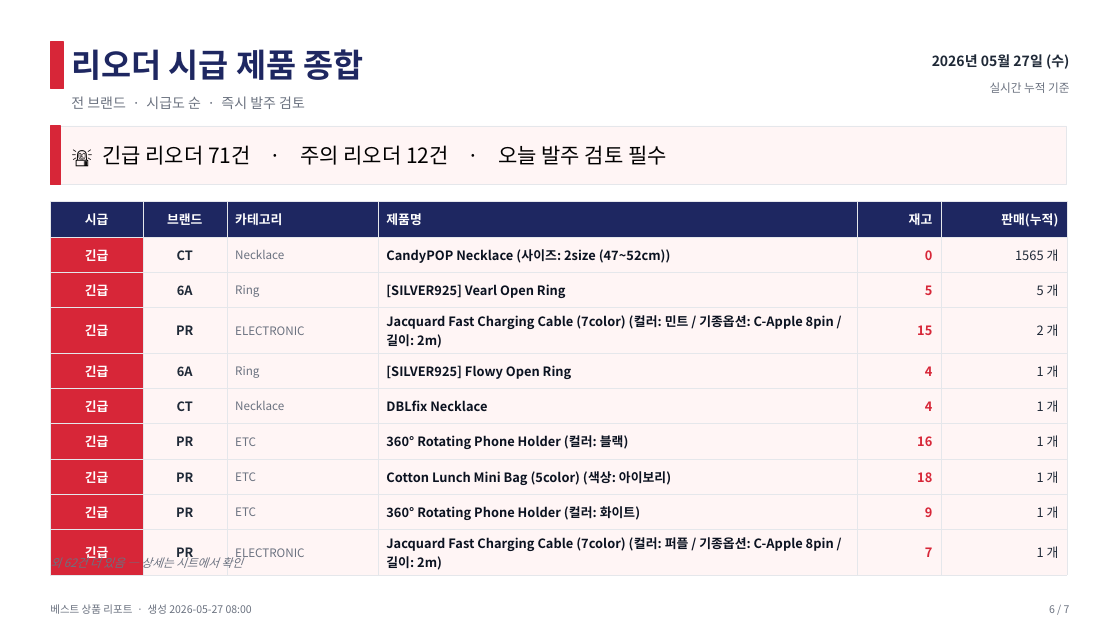
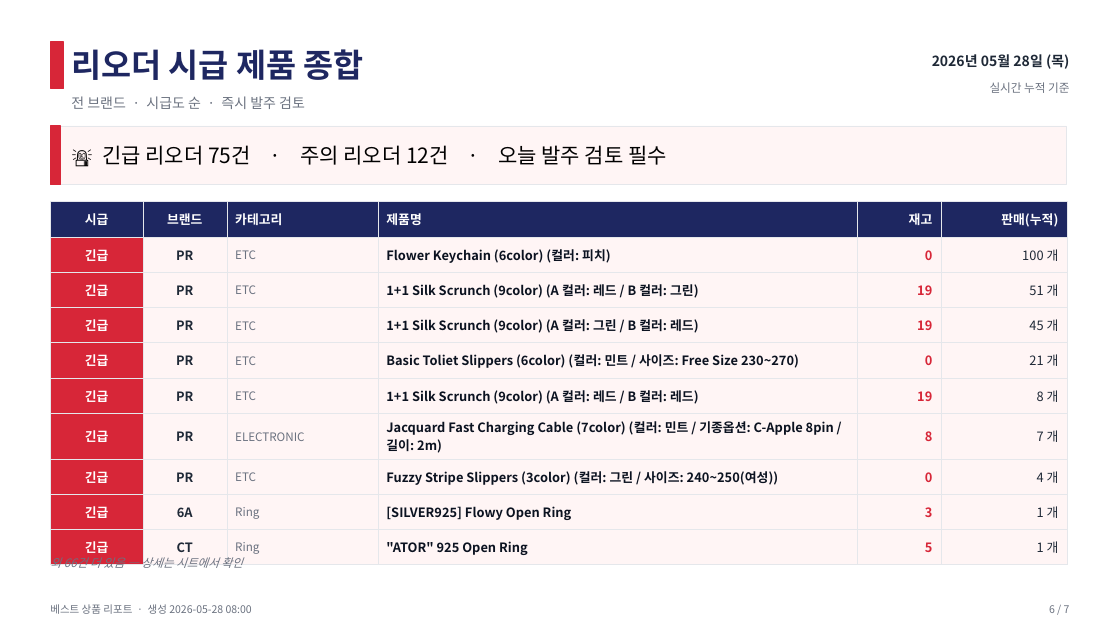
Before and after one commit to j65209/Brightbeed, a slide deck: slide 6 of data/sales-report.pptx. Drawn at 1120x630 pixels with LibreOffice and Linux fonts; fonts in the diff are those of the drawing. Boxes give left, top, right and bottom in pixels: in the first picture for what was removed or moved away, otherwise in the second. Text is boxed around its words. In the diff, an @@ line names an element or a change of style, - is before the commit and + after.

```diff
--- a/data/sales-report.pptx
+++ b/data/sales-report.pptx
@@ text at (x1=932, y1=54, x2=1069, y2=69): text changed @@
-2026년 05월 27일 (수)
+2026년 05월 28일 (목)
@@ text at (x1=102, y1=145, x2=667, y2=165): text changed @@
-🚨 긴급 리오더 71건 · 주의 리오더 12건 · 오늘 발주 검토 필수
+🚨 긴급 리오더 75건 · 주의 리오더 12건 · 오늘 발주 검토 필수
@@ table at (x1=50, y1=202, x2=1067, y2=559) @@
-row 2: 긴급 | CT | Necklace | CandyPOP Necklace (사이즈: 2size (47~52cm)) | 0 | 1565 개
+row 2: 긴급 | PR | ETC | Flower Keychain (6color) (컬러: 피치) | 0 | 100 개
-row 3: 긴급 | 6A | Ring | [SILVER925] Vearl Open Ring | 5 | 5 개
+row 3: 긴급 | PR | ETC | 1+1 Silk Scrunch (9color) (A 컬러: 레드 / B 컬러: 그린) | 19 | 51 개
-row 4: 긴급 | PR | ELECTRONIC | Jacquard Fast Charging Cable (7color) (컬러: 민트 / 기종옵션: C-Apple 8pin / 길이: 2m) | 15 | 2 개
+row 4: 긴급 | PR | ETC | 1+1 Silk Scrunch (9color) (A 컬러: 그린 / B 컬러: 레드) | 19 | 45 개
-row 5: 긴급 | 6A | Ring | [SILVER925] Flowy Open Ring | 4 | 1 개
+row 5: 긴급 | PR | ETC | Basic Toliet Slippers (6color) (컬러: 민트 / 사이즈: Free Size 230~270) | 0 | 21 개
-row 6: 긴급 | CT | Necklace | DBLfix Necklace | 4 | 1 개
+row 6: 긴급 | PR | ETC | 1+1 Silk Scrunch (9color) (A 컬러: 레드 / B 컬러: 레드) | 19 | 8 개
-row 7: 긴급 | PR | ETC | 360° Rotating Phone Holder (컬러: 블랙) | 16 | 1 개
+row 7: 긴급 | PR | ELECTRONIC | Jacquard Fast Charging Cable (7color) (컬러: 민트 / 기종옵션: C-Apple 8pin / 길이: 2m) | 8 | 7 개
-row 8: 긴급 | PR | ETC | Cotton Lunch Mini Bag (5color) (색상: 아이보리) | 18 | 1 개
+row 8: 긴급 | PR | ETC | Fuzzy Stripe Slippers (3color) (컬러: 그린 / 사이즈: 240~250(여성)) | 0 | 4 개
-row 9: 긴급 | PR | ETC | 360° Rotating Phone Holder (컬러: 화이트) | 9 | 1 개
+row 9: 긴급 | 6A | Ring | [SILVER925] Flowy Open Ring | 3 | 1 개
-row 10: 긴급 | PR | ELECTRONIC | Jacquard Fast Charging Cable (7color) (컬러: 퍼플 / 기종옵션: C-Apple 8pin / 길이: 2m) | 7 | 1 개
+row 10: 긴급 | CT | Ring | "ATOR" 925 Open Ring | 5 | 1 개
@@ text at (x1=50, y1=554, x2=242, y2=571): text changed @@
-외 62건 더 있음 — 상세는 시트에서 확인
+외 66건 더 있음 — 상세는 시트에서 확인
@@ text at (x1=50, y1=604, x2=252, y2=614): text changed @@
-베스트 상품 리포트 · 생성 2026-05-27 08:00
+베스트 상품 리포트 · 생성 2026-05-28 08:00
```
Also in this commit, not shown: 6 other slides changed.
